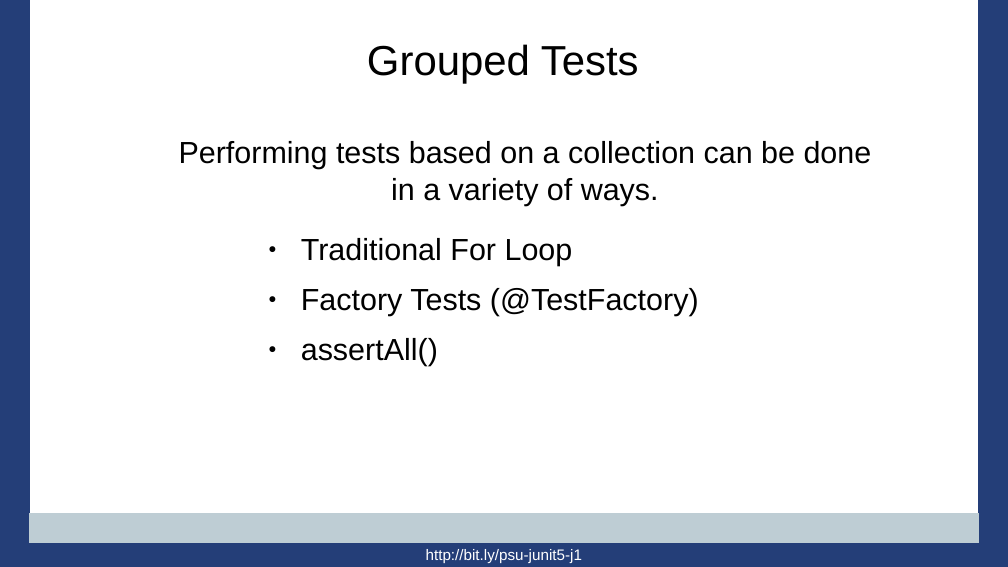
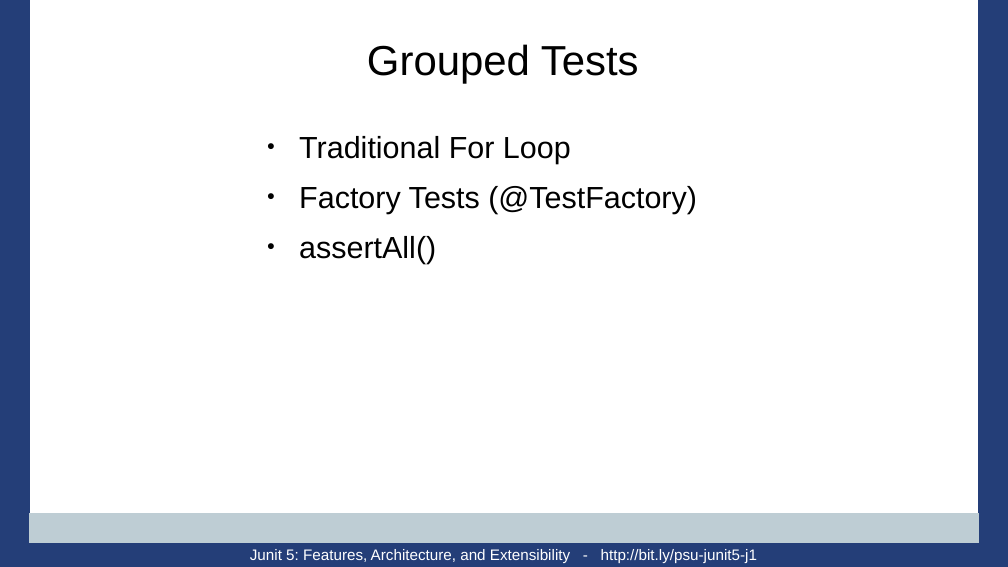
Before and after one commit to PennState/junit5-presentation, a slide deck: slide 59 of src/site/presentation/Junit5_Presentation_JavaOne_2016.odp (slide 61 before the commit). Drawn at 1008x567 pixels with LibreOffice and Linux fonts; fonts in the diff are those of the drawing; background and template pictures are left out. Boxes give left, top, right and bottom in pixels: in the first picture for what was removed or moved away, otherwise in the second. Text is boxed around its words. In the diff, an @@ line names an element or a change of style, - is before the commit and + after.

```diff
--- a/src/site/presentation/Junit5_Presentation_JavaOne_2016.odp
+++ b/src/site/presentation/Junit5_Presentation_JavaOne_2016.odp
@@ text removed at [179, 141, 872, 206] @@
-Performing tests based on a collection can be done in a variety of ways.
@@ text "Traditional For Loop": place and size @@
-text "Traditional For Loop" at [301, 238, 699, 366]
+text "Traditional For Loop" at [299, 136, 697, 264]
@@ text at [250, 549, 757, 563]: text changed @@
-http://bit.ly/psu-junit5-j1
+Junit 5: Features, Architecture, and Extensibility - http://bit.ly/psu-junit5-j1
```
Also in this commit, not shown: 70 other slides changed, 4 slides removed.
